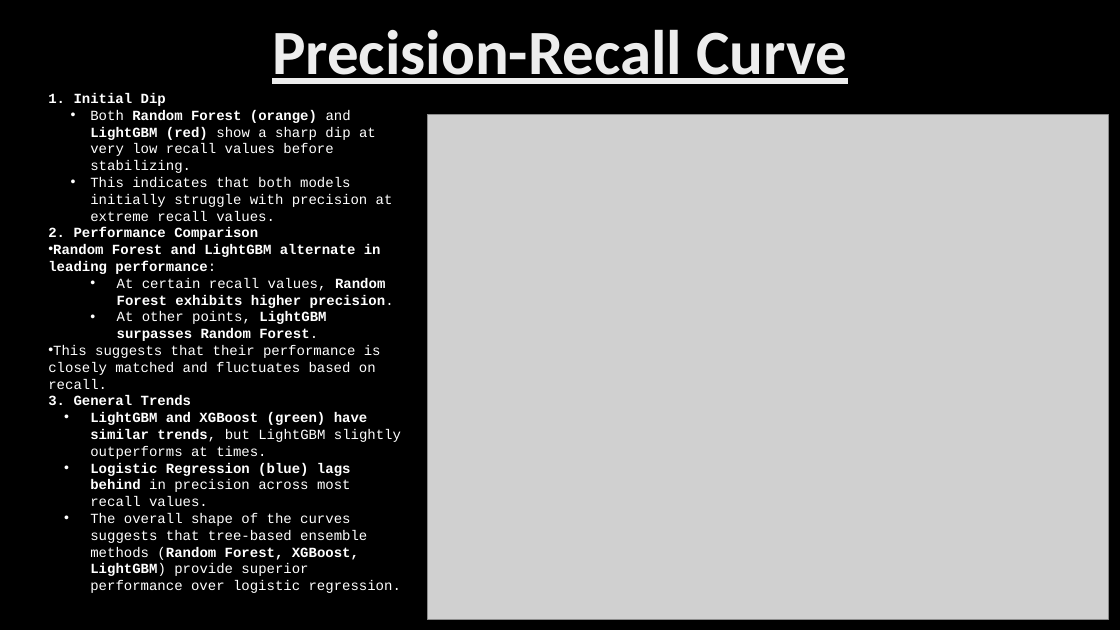
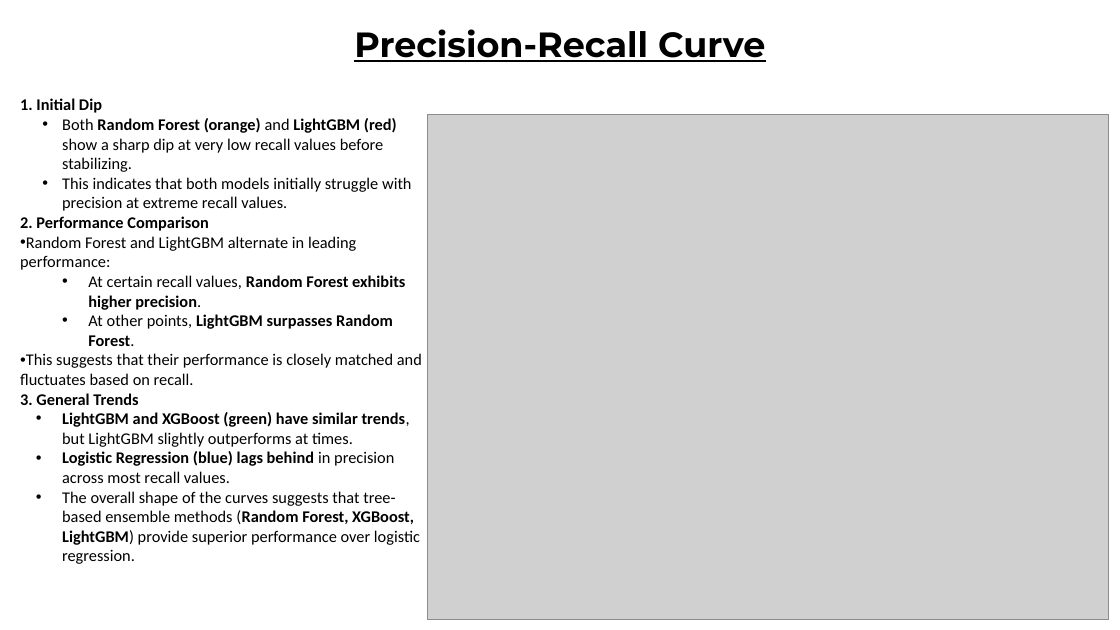
Before and after one commit to Anu589/Voter-Turnout-Prediction, a slide deck: slide 4 of Voter Turnout Prediction.pptx. Drawn at 1120x630 pixels with LibreOffice and Linux fonts; fonts in the diff are those of the drawing; grey boxes stand for pictures; background and template pictures are left out. Boxes give left, top, right and bottom in pixels: in the first picture for what was removed or moved away, otherwise in the second. Text is boxed around its words. In the diff, an @@ line names an element or a change of style, - is before the commit and + after.

```diff
--- a/Voter Turnout Prediction.pptx
+++ b/Voter Turnout Prediction.pptx
@@ background picture (left out) to #FFFFFF @@
@@ title "Precision-Recall Curve": place and size @@
-title "Precision-Recall Curve" at (272, 29, 847, 84)
+title "Precision-Recall Curve" at (354, 29, 765, 62)
@@ title "Precision-Recall Curve" at (354, 29, 765, 62): size 54 to 30 pt, font Calibri to Montserrat, text colour gradient #BFBFBF to #EDEDED to #FFFFFF to #000000 @@
@@ text "1. Initial Dip": place and size @@
-text "1. Initial Dip" at (48, 93, 401, 593)
+text "1. Initial Dip" at (20, 98, 422, 564)
@@ text "1. Initial Dip" at (20, 98, 422, 564): size 12 to 14 pt, font Courier New to Calibri, text colour #FFFFFF to #000000; bold off in "Random Forest and LightGBM alternate in leading ..." @@
```
Also in this commit, not shown: 5 other slides changed.
